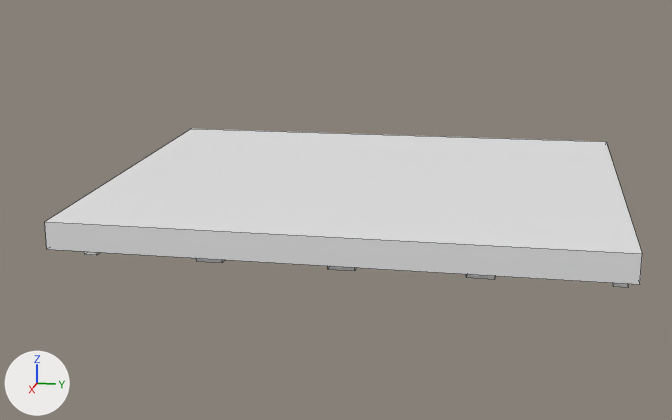
Two versions of the FBX model Kits/SM_CoveringCeiling_a.fbx, one commit apart.
Camera for both pictures: a camera (50 mm lens) standing at (6.98, -0.96, 6.29) and looking at (-1.91, -2.74, 4.07). The axes (+X, +Y, +Z) are drawn at lower left. The lights are the same throughout. The picture after the commit comes second. Mesh edges are drawn as thin lines.

Objects in the first picture: 'CoveringCeiling_a'.
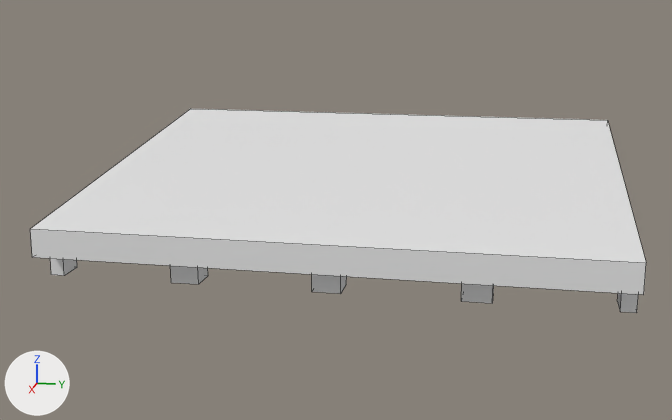
The newer file is also turned or shifted as a whole; pictures and numbers use the older file's frame.

Changed parts and their boxes [x1, y1, x2, y2] in the pictures (672 x 420 px; the box of a moved part takes in the faces that stretch with it):
```json
{"object": "CoveringCeiling_a", "change": "reshaped", "before": [45, 129, 642, 287], "after": [30, 109, 646, 313], "on screen": "29% taller"}
{"part": 1, "of": "me_cube_526", "change": "added", "after": [50, 258, 77, 276]}
{"part": 2, "of": "me_cube_526", "change": "added", "after": [170, 266, 208, 284]}
{"part": 3, "of": "me_cube_526", "change": "added", "after": [312, 274, 347, 294]}
{"part": 4, "of": "me_cube_526", "change": "added", "after": [461, 284, 494, 303]}
{"part": 5, "of": "me_cube_526", "change": "added", "after": [617, 293, 638, 313]}
{"part": 6, "of": "me_cube_526", "change": "moved or reshaped", "before": [45, 129, 642, 284], "after": [30, 109, 646, 295]}
```

The change, as JSON lines over the scene's bpy script:
```json
{"block": "me_cube_526", "where": "# used by ob_coveringceiling_a; location = (0.0, 0.0, 0.0)"}
{"block": "me_cube_526", "where": "# verts and faces of me_cube_526; kept vertices keep their numbers, new ones are numbered from 48"}
{"block": "me_cube_526", "where": "# before: 1 (-0.25, -5.0, 4.0) at pixel (46, 249), 2 (-4.0, -5.0, 4.5) at pixel (191, 128), 3 (-0.25, -5.0, 4.25) at pixel (44, 221), 5 (-0.25, 0.0, 4.0) at pixel (639, 284), 6 (-4.0, 0.0, 4.5) at pixel (606, 141)"}
{"block": "me_cube_526", "where": "# before: 7 (-0.25, 0.0, 4.25) at pixel (642, 253)"}
{"op": "remove", "block": "me_cube_526", "code": "me_cube_526.from_pydata(...)  # 48 vertices, 36 faces; spans x -4.0..-0.25, y -5.0..0.0, z 3.75..4.5"}
{"op": "add", "block": "me_cube_526", "code": "me_cube_526.from_pydata(...)  # 88 vertices, 66 faces; spans x -4.0..0.0, y -5.0..0.0, z 3.75..4.75"}
{"block": "me_cube_526", "change": "me_cube_526 part 1: a new loose piece, a box spanning x -0.55..-0.3, y -5.0..-4.87, z 3.75..4.0"}
{"block": "me_cube_526", "change": "me_cube_526 part 2: a new loose piece, a box spanning x -0.55..-0.3, y -3.87..-3.62, z 3.75..4.0"}
{"block": "me_cube_526", "change": "me_cube_526 part 3: a new loose piece, a box spanning x -0.55..-0.3, y -2.62..-2.37, z 3.75..4.0"}
{"block": "me_cube_526", "change": "me_cube_526 part 4: a new loose piece, a box spanning x -0.55..-0.3, y -1.37..-1.12, z 3.75..4.0"}
{"block": "me_cube_526", "change": "me_cube_526 part 5: a new loose piece, a box spanning x -0.55..-0.3, y -0.12..0.0, z 3.75..4.0"}
{"block": "me_cube_526", "change": "me_cube_526 part 6"}
{"op": "add", "block": "me_cube_526", "code": "for i in [1, 3, 5, 7]: verts[i] += (0.25, 0.0, 0.0)"}
{"op": "add", "block": "me_cube_526", "code": "verts[2] = (-4.0, -5.0, 4.75)  # moved, pixel (190, 108)"}
{"op": "add", "block": "me_cube_526", "code": "verts[6] = (-4.0, 0.0, 4.75)  # moved, pixel (607, 120)"}
```
